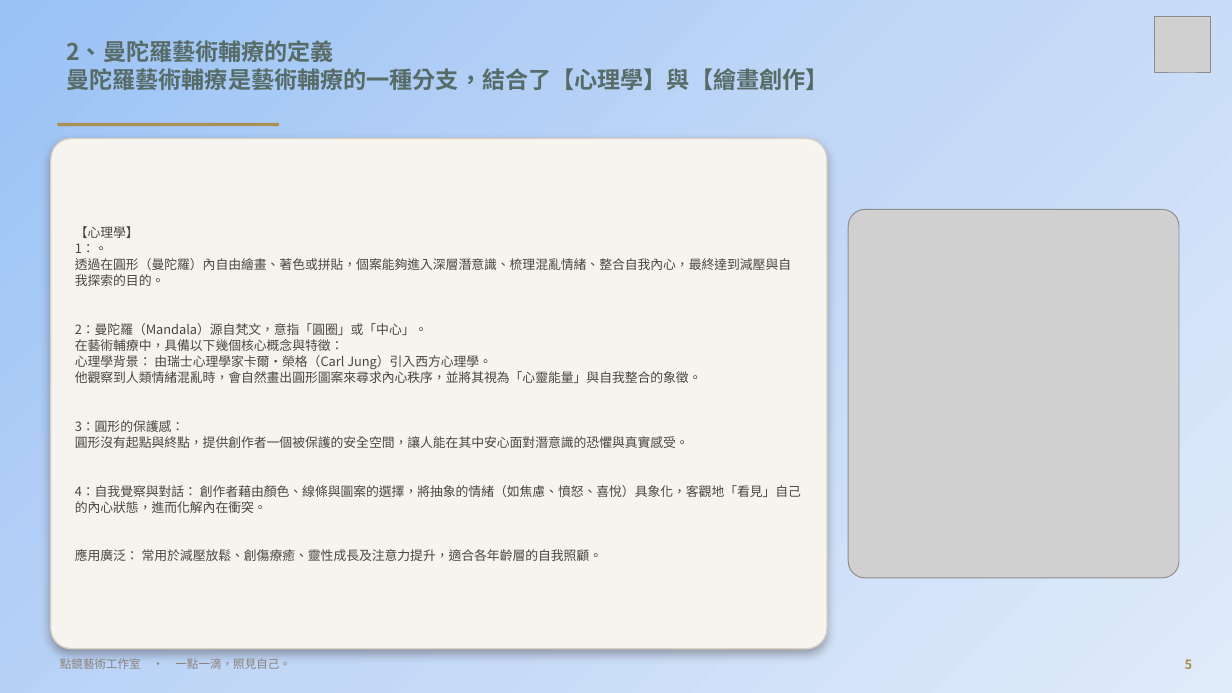
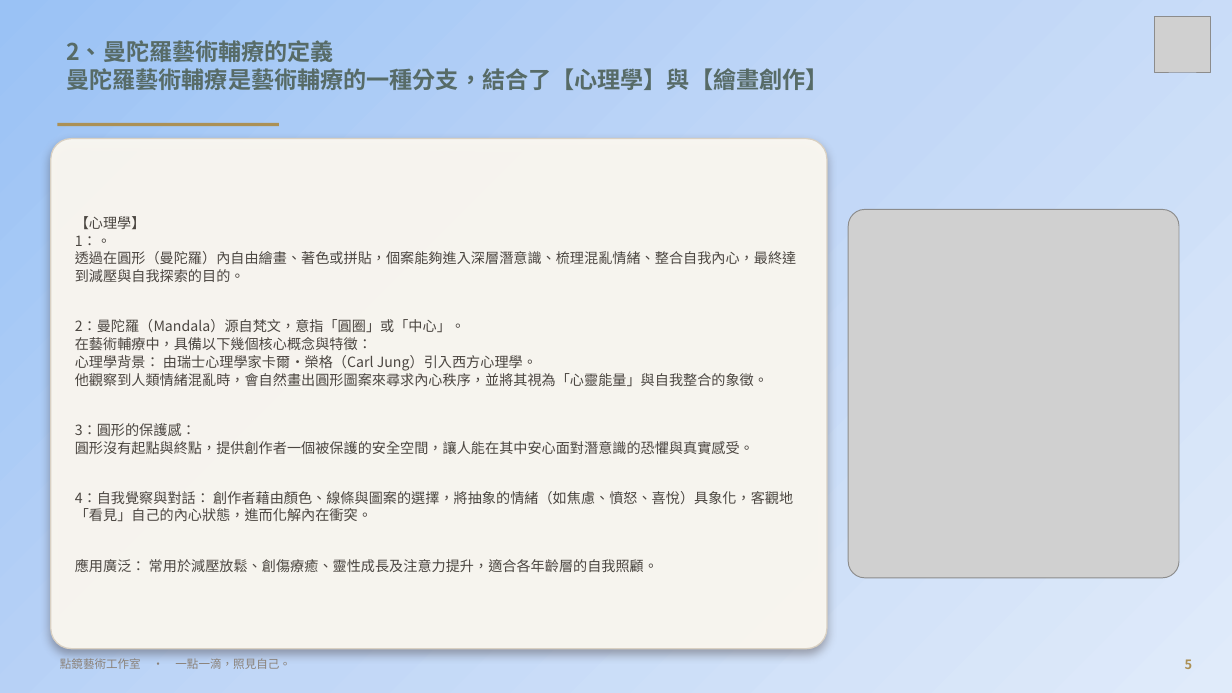
Before and after one commit to serina168/mandala-beginner, a slide deck: slide 5 of 繽紛五感體驗曼陀羅書籤畫_課程大綱.pptx. Drawn at 1232x693 pixels with LibreOffice and Linux fonts; fonts in the diff are those of the drawing; grey boxes stand for pictures; background and template pictures are left out. Boxes give left, top, right and bottom in pixels: in the first picture for what was removed or moved away, otherwise in the second. Text is boxed around its words. In the diff, an @@ line names an element or a change of style, - is before the commit and + after.

```diff
--- a/繽紛五感體驗曼陀羅書籤畫_課程大綱.pptx
+++ b/繽紛五感體驗曼陀羅書籤畫_課程大綱.pptx
@@ title "【心理學】 1：。 透過在圓形（曼陀羅）內自由繪畫、著色或拼貼，個案能夠進入深層潛意識、梳理混亂情緒、整合自我內心，最終 ..." at [75,216,796,572]: size 10 to 11 pt @@
```
Also in this commit, not shown: 8 other slides changed, 1 other file.
